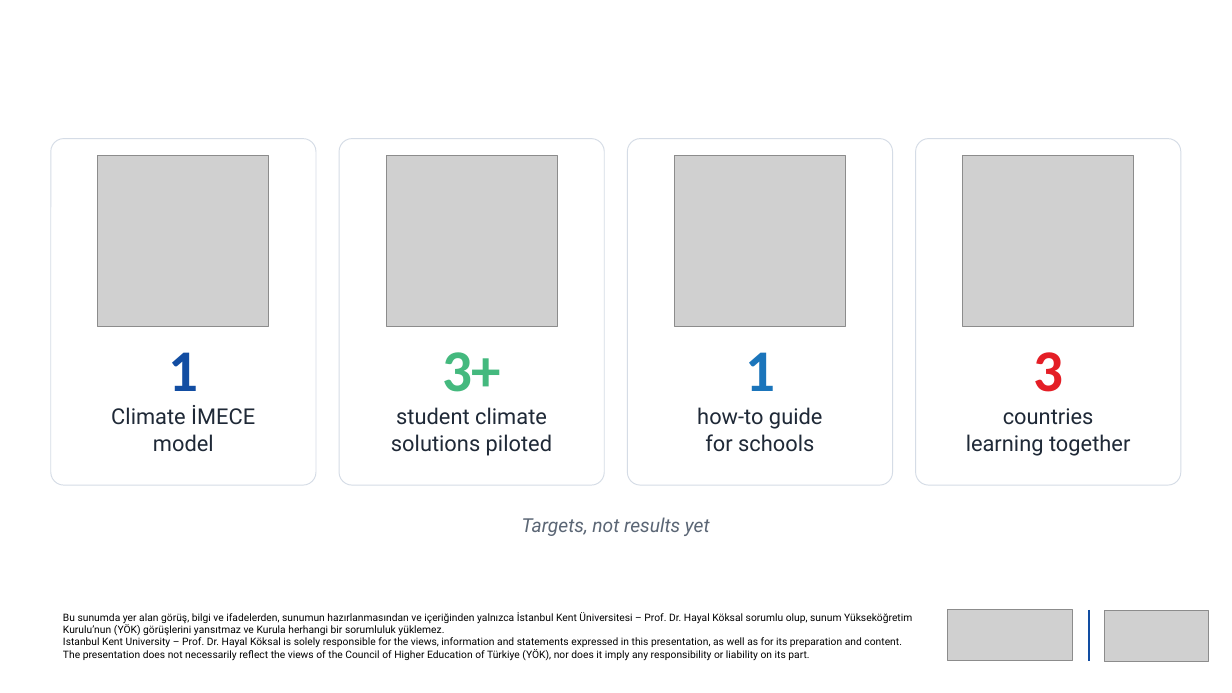
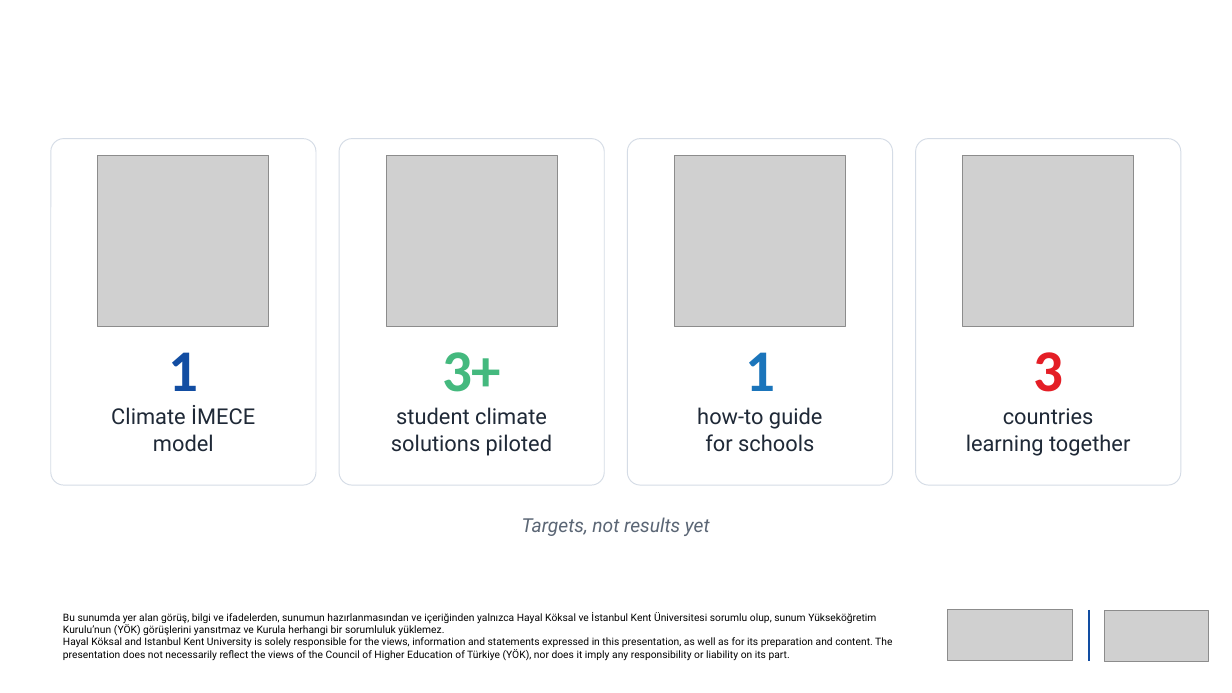
Before and after one commit to newtonsgrandson/cop-31-hayal-koksal, a slide deck: slide 4 of dijital_ekran/COP31_Climate_IMECE_Digital_Screen_EN.pptx. Drawn at 1232x693 pixels with LibreOffice and Linux fonts; fonts in the diff are those of the drawing; grey boxes stand for pictures; background and template pictures are left out. Boxes give left, top, right and bottom in pixels: in the first picture for what was removed or moved away, otherwise in the second. Text is boxed around its words. In the diff, an @@ line names an element or a change of style, - is before the commit and + after.

```diff
--- a/dijital_ekran/COP31_Climate_IMECE_Digital_Screen_EN.pptx
+++ b/dijital_ekran/COP31_Climate_IMECE_Digital_Screen_EN.pptx
@@ text at <box>63,612,892,660</box>: text changed @@
-Bu sunumda yer alan görüş, bilgi ve ifadelerden, sunumun hazırlanmasından ve içeriğinden yalnızca İstanbul Kent Üniversitesi – Prof. Dr. Hayal Köksal sorumlu olup, sunum Yükseköğretim Kurulu’nun (YÖK) görüşlerini yansıtmaz ve Kurula herhangi bir sorumluluk yüklemez.
-Istanbul Kent University – Prof. Dr. Hayal Köksal is solely responsible for the views, information and statements expressed in this presentation, as well as for its preparation and content. The presentation does not necessarily reflect the views of the Council of Higher Education of Türkiye (YÖK), nor does it imply any responsibility or liability on its part.
+Bu sunumda yer alan görüş, bilgi ve ifadelerden, sunumun hazırlanmasından ve içeriğinden yalnızca Hayal Köksal ve İstanbul Kent Üniversitesi sorumlu olup, sunum Yükseköğretim Kurulu’nun (YÖK) görüşlerini yansıtmaz ve Kurula herhangi bir sorumluluk yüklemez.
+Hayal Köksal and Istanbul Kent University is solely responsible for the views, information and statements expressed in this presentation, as well as for its preparation and content. The presentation does not necessarily reflect the views of the Council of Higher Education of Türkiye (YÖK), nor does it imply any responsibility or liability on its part.
```
Also in this commit, not shown: 5 other slides changed, 30 other files.
